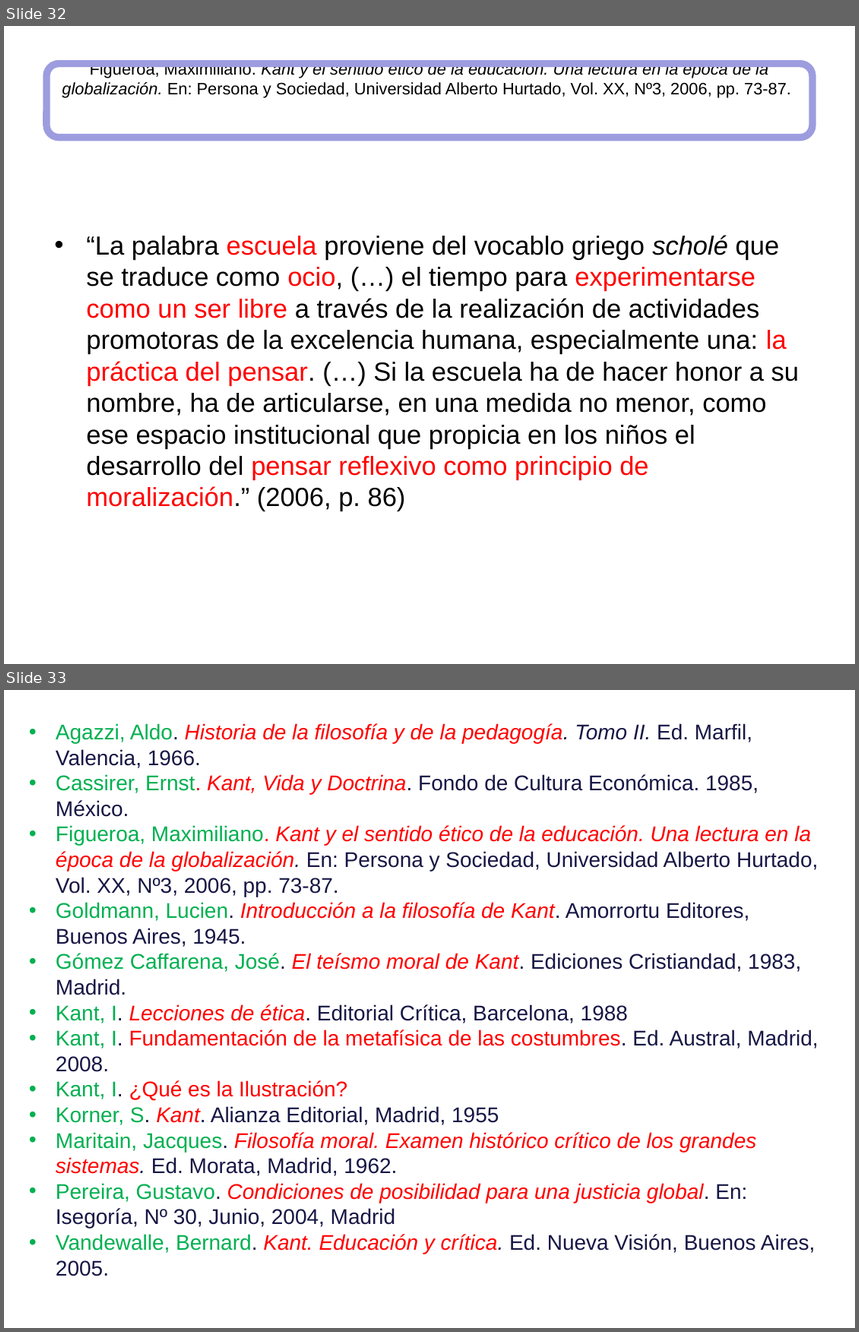
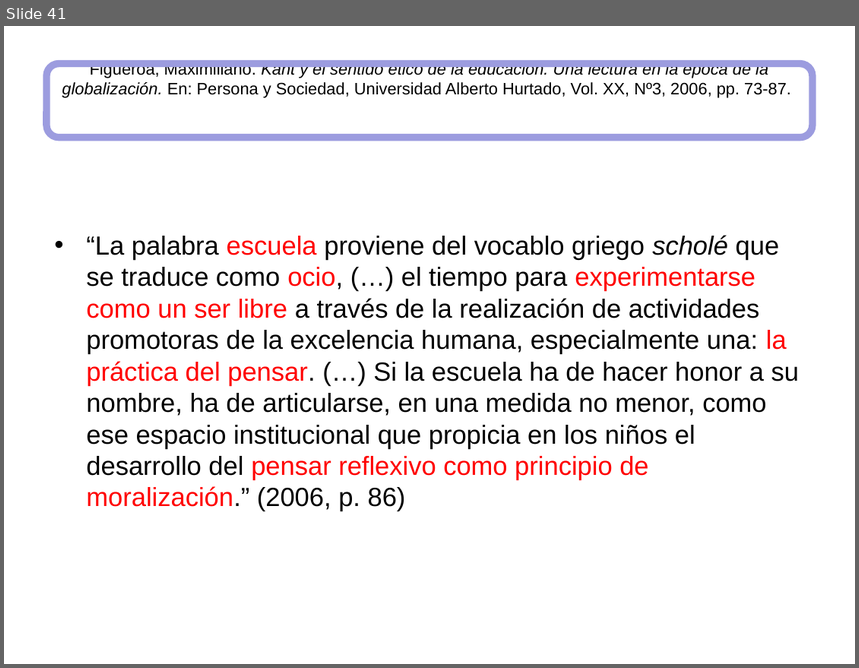
Before and after one commit to zaboltar/zaboltar.github.io, a slide deck: assets uarm/2023 1 UarmPCrit/kant fmc.ppt. Shown one above the other, each under a label of ours: slides 32 and 33 before the commit, slide 41 after it. The pictures are 859x1332 and 859x668 pixels, drawn with LibreOffice and Linux fonts; fonts in the diff are those of the drawing. Boxes give left, top, right and bottom in pixels: in the first picture for what was removed or moved away, otherwise in the second. Text is boxed around its words. In the diff, an @@ line names an element or a change of style, - is before the commit and + after.

```diff
--- a/assets uarm/2023 1 UarmPCrit/kant fmc.ppt
+++ b/assets uarm/2023 1 UarmPCrit/kant fmc.ppt
@@ slide 33 removed at [4, 690, 855, 1328], background #FFFFFF @@
@@ text removed at [56, 723, 818, 1277] @@
-• Agazzi, Aldo. Historia de la filosofía y de la pedagogía. Tomo II. Ed. Marfil, Valencia, 1966.
-• Cassirer, Ernst. Kant, Vida y Doctrina. Fondo de Cultura Económica. 1985, México.
-• Figueroa, Maximiliano. Kant y el sentido ético de la educación. Una lectura en la época de la globalización. En: Persona y Sociedad, Universidad Alberto Hurtado, Vol. XX, Nº3, 2006, pp. 73-87.
-• Goldmann, Lucien. Introducción a la filosofía de Kant. Amorrortu Editores, Buenos Aires, 1945.
-• Gómez Caffarena, José. El teísmo moral de Kant. Ediciones Cristiandad, 1983, Madrid.
-• Kant, I. Lecciones de ética. Editorial Crítica, Barcelona, 1988
-• Kant, I. Fundamentación de la metafísica de las costumbres. Ed. Austral, Madrid, 2008.
-• Kant, I. ¿Qué es la Ilustración?
-• Korner, S. Kant. Alianza Editorial, Madrid, 1955
-• Maritain, Jacques. Filosofía moral. Examen histórico crítico de los grandes sistemas. Ed. Morata, Madrid, 1962.
-• Pereira, Gustavo. Condiciones de posibilidad para una justicia global. En: Isegoría, Nº 30, Junio, 2004, Madrid
-• Vandewalle, Bernard. Kant. Educación y crítica. Ed. Nueva Visión, Buenos Aires, 2005.
@@ what was slide 32 is now slide 41 @@
```
Also in this commit, not shown: 7 slides changed, 10 slides added, 1 other slide removed, 26 other files.
